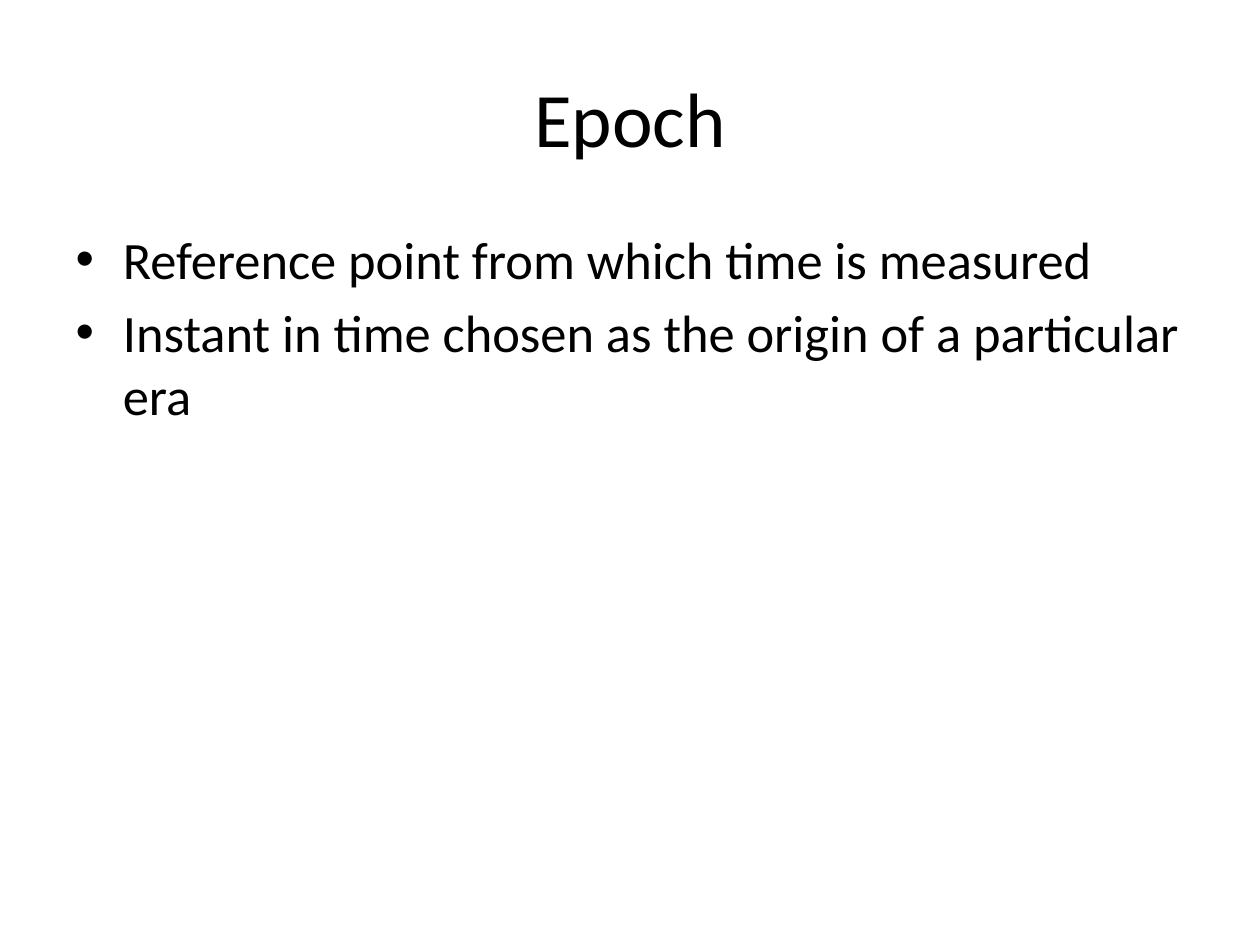
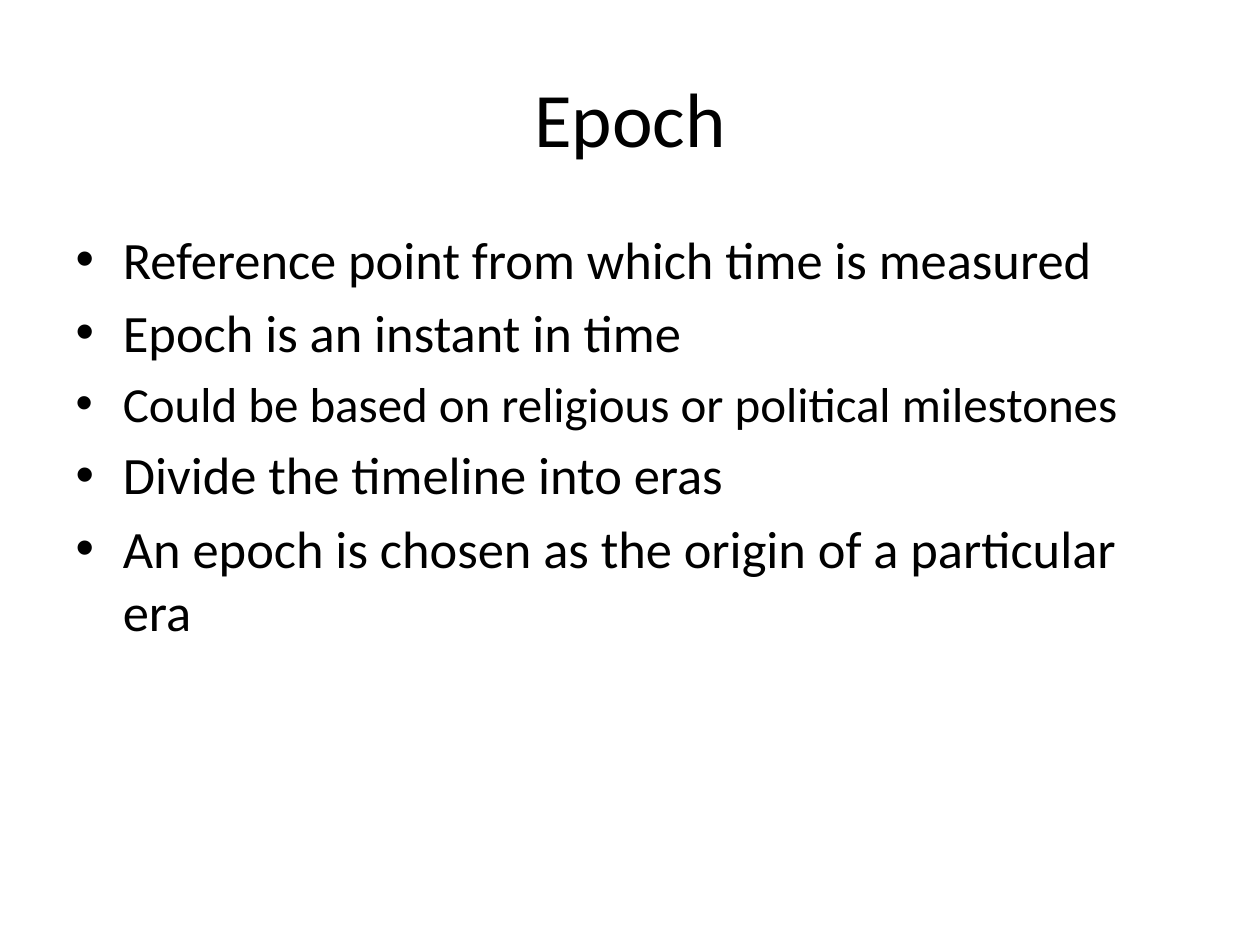
Before and after one commit to sualeh/make-a-date, a slide deck: slide 16 of Java 8 Date and Time API.pptx. Drawn at 1260x945 pixels with LibreOffice and Linux fonts; fonts in the diff are those of the drawing. Boxes give left, top, right and bottom in pixels: in the first picture for what was removed or moved away, otherwise in the second. Text is boxed around its words. In the diff, an @@ line names an element or a change of style, - is before the commit and + after.

```diff
--- a/Java 8 Date and Time API.pptx
+++ b/Java 8 Date and Time API.pptx
@@ text at box(123, 315, 1117, 632): text changed @@
-• Instant in time chosen as the origin of a particular era
+• Epoch is an instant in time
+• Could be based on religious or political milestones
+• Divide the timeline into eras
+• An epoch is chosen as the origin of a particular era
```
Also in this commit, not shown: 12 other slides changed, 9 slides added, 3 slides removed, 1 other file.
